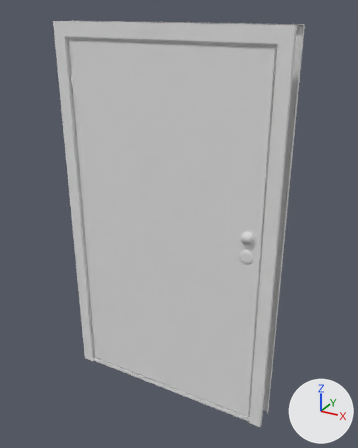
Before and after pictures for a commit that changed the FBX model Assets/Models/Placeholders/DOOR_allparts_toscale.fbx.
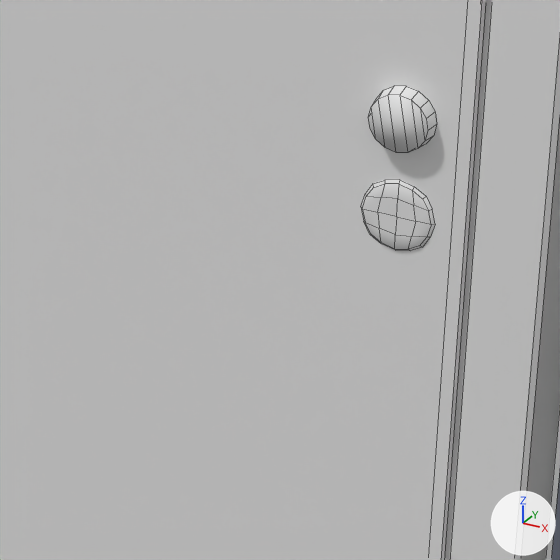
Each version is shown whole from a 50 mm camera at (1.275, -2.412, 2.459) aimed at (-0.066, 0.026, 1.24), then close up on the part from 47% to 78% of the width and 48% to 73% of the height. The lights are fixed; the arrows at lower right show +X, +Y and +Z. The last two pictures show the newer version. The close-ups show mesh edges as thin lines. Where no turn or scale is listed for an object, it has been applied to the vertices.

In view in the first close-up: 'Door_handleplate', 'Door_lock', 'Door_placeholder', 'Doorway_frame_inner', 'Doorway_frame_lockframe', 'Doorway_frame_outer'.
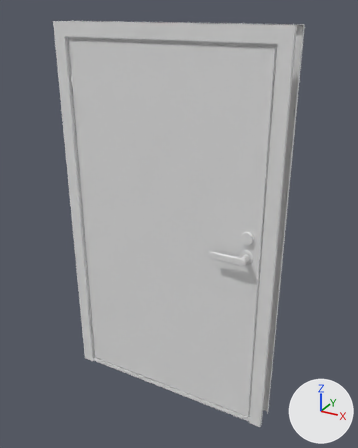
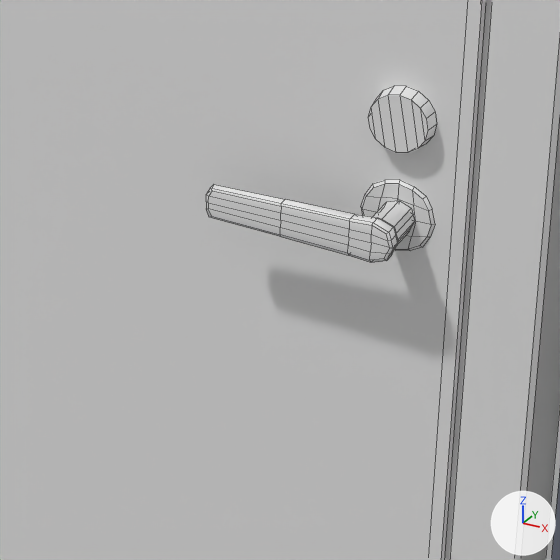
Changed parts and their boxes (x1, y1, x2, y2) in the close-ups (560 x 560 px):
```json
{"object": "Door_handle_m", "change": "added", "after": [206, 185, 415, 262]}
{"part": 1, "of": "me_door_lock", "change": "shading changed", "before": [369, 92, 434, 153], "after": [369, 92, 434, 153]}
```

Scene script edits in JSON lines:
```json
{"block": "me_door_lock", "where": "me_door_lock.from_pydata(...)  # 64 vertices, 46 faces; spans x 0.3761..0.4503, y -0.0815..-0.0024, z 1.2533..1.3275"}
{"block": "me_door_lock", "where": "# used by ob_door_lock; location = (0.0, 0.0, 0.0)"}
{"block": "me_door_lock", "change": "me_door_lock part 1: edges marked sharp go from 0 to 32"}
{"op": "add", "block": "me_cube_001", "code": ["me_cube_001 = bpy.data.meshes.new('Cube.001')", "me_cube_001.from_pydata(...)  # 118 vertices, 116 faces; spans x -0.201..0.023, y -0.156..0.0, z -0.024..0.024"]}
{"op": "add", "block": "ob_door_handle_m", "code": ["ob_door_handle_m = bpy.data.objects.new('Door_handle_m', me_cube_001)", "ob_door_handle_m.location = (0.414, 0.019, 1.171)"]}
```
